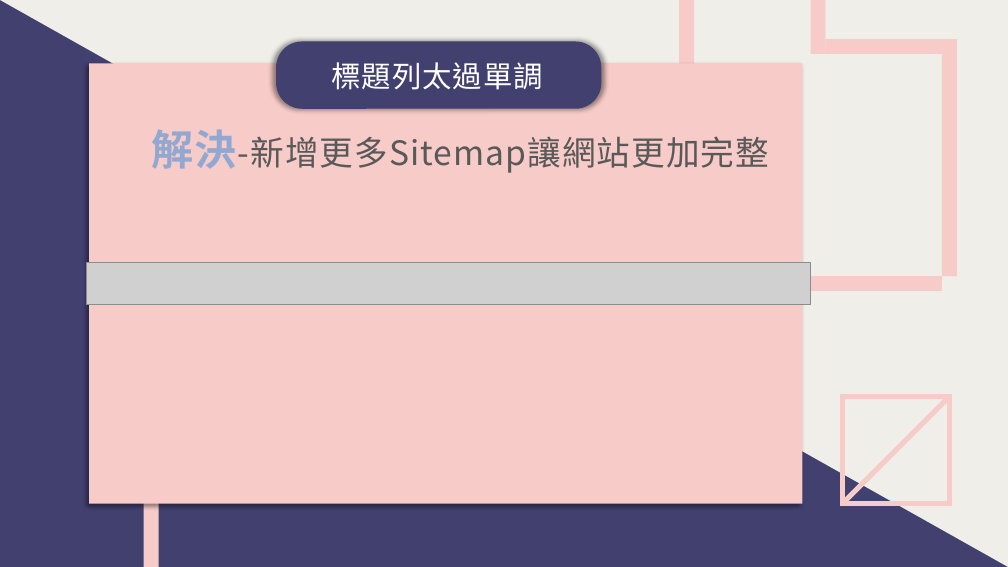
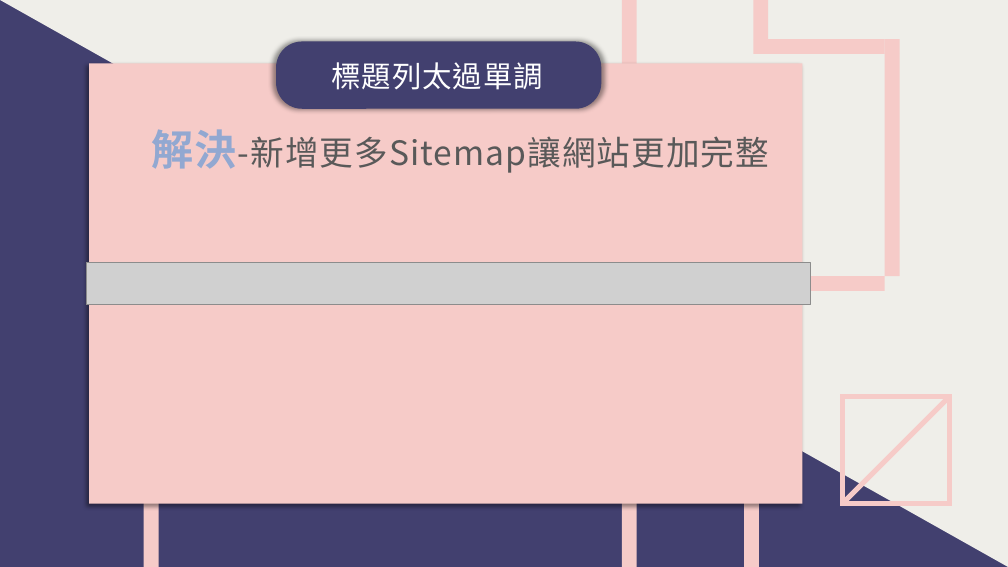
Before and after one commit to leonasdev/WebMidProject, a slide deck: slide 22 of 期末報告企畫書.pptx. Drawn at 1008x567 pixels with LibreOffice and Linux fonts; fonts in the diff are those of the drawing; grey boxes stand for pictures. Boxes give left, top, right and bottom in pixels: in the first picture for what was removed or moved away, otherwise in the second. Text is boxed around its words. In the diff, an @@ line names an element or a change of style, - is before the commit and + after.

```diff
--- a/期末報告企畫書.pptx
+++ b/期末報告企畫書.pptx
@@ 3 freeform shapes: place and size @@
-3 freeform shapes at box(811, 0, 942, 54)
+3 freeform shapes at box(753, 0, 885, 54)
@@ 3 freeform shapes, 1 rectangle: place and size @@
-3 freeform shapes, 1 rectangle at box(679, 0, 957, 567)
+3 freeform shapes, 1 rectangle at box(622, 0, 900, 567)
@@ rectangle added at box(744, 274, 759, 567), fill #F6CBC8 @@
```
Also in this commit, not shown: 9 other slides changed.
